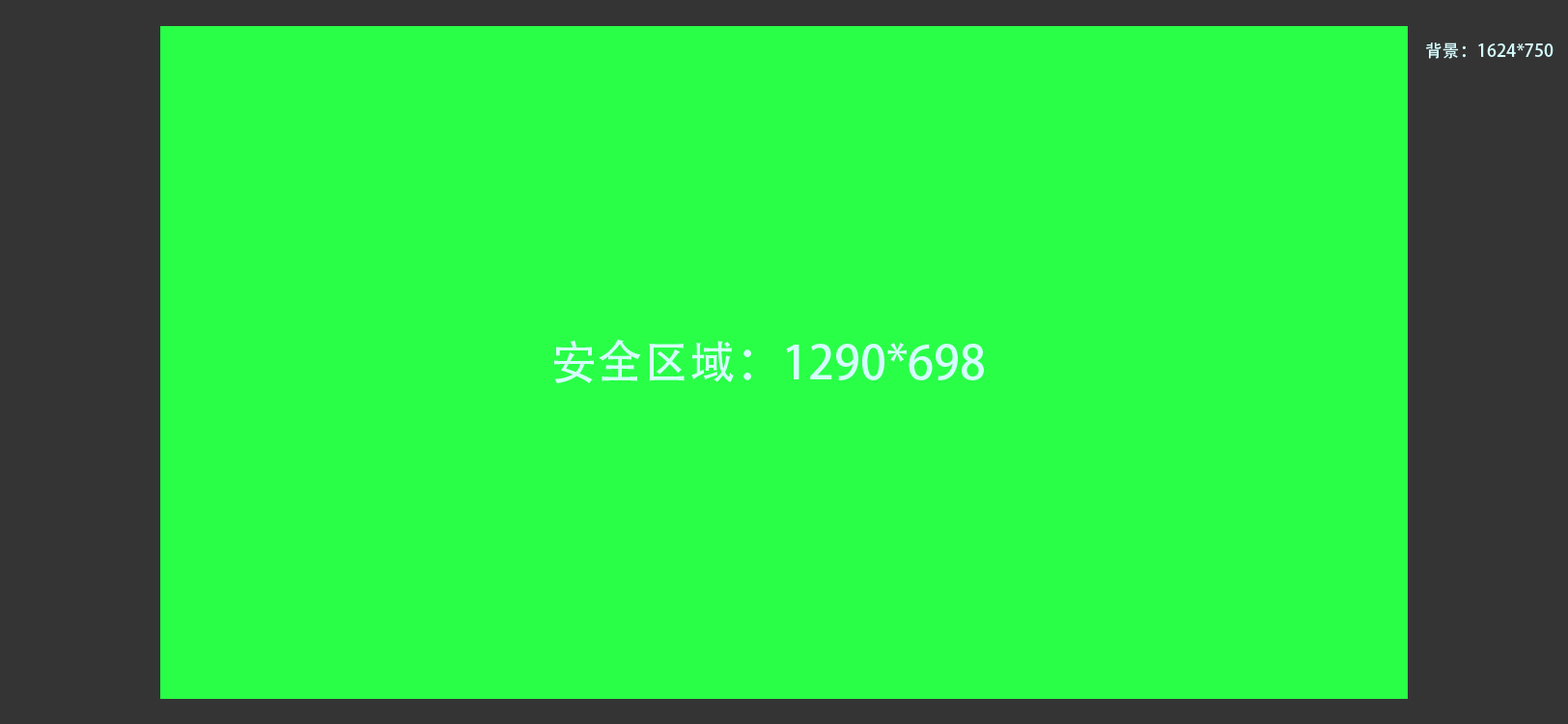
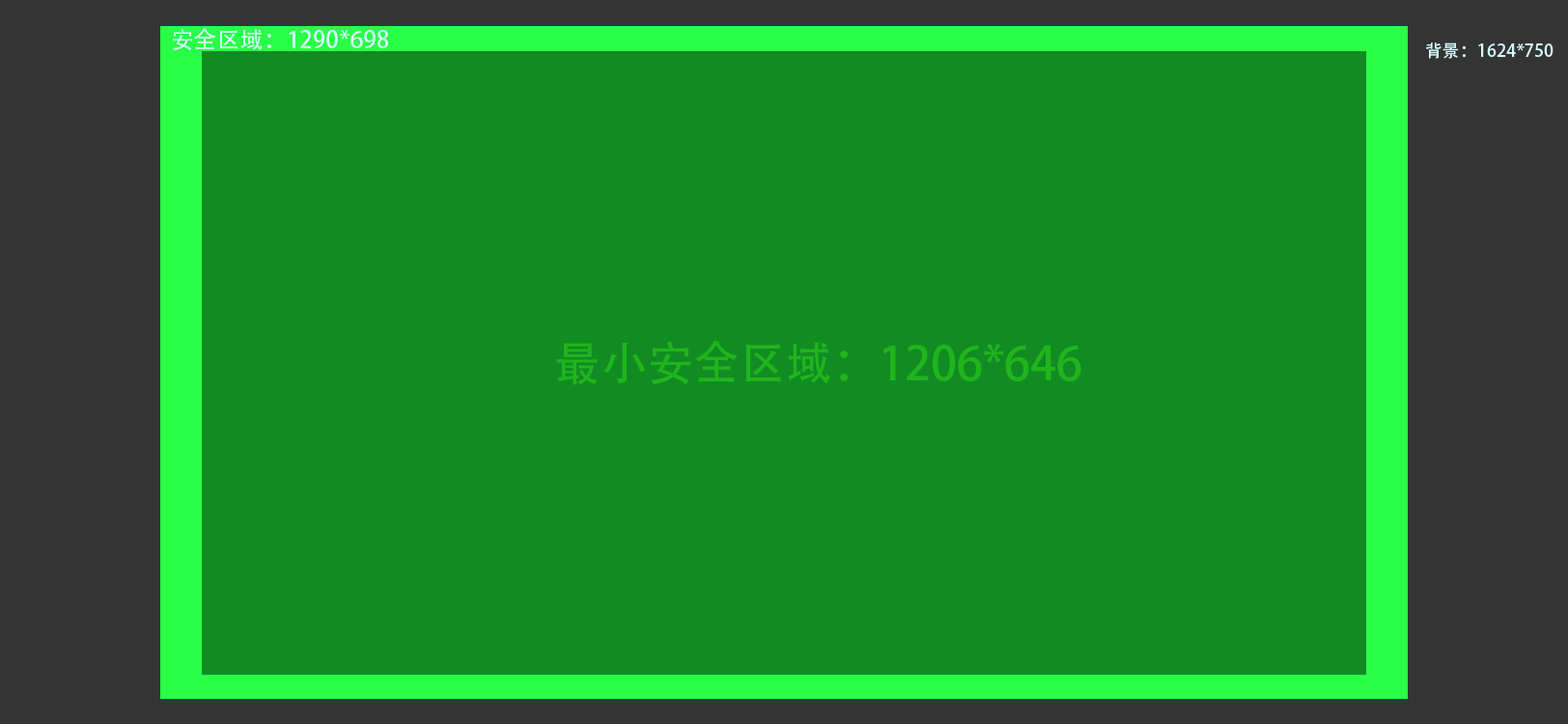
Before/after of a w=1568, h=724 layered artwork. What changed in the layer stack:
added group "最小安全区域" (66%) with 2 layers above "安全区域" over box(201, 51, 1367, 675)
added layer "安全区域：1206*646" in group "最小安全区域" over box(557, 339, 1082, 386)
added layer "1206*646" in group "最小安全区域" over box(201, 51, 1367, 675)
painted on "安全区域：1290*698" over box(172, 28, 984, 384)
